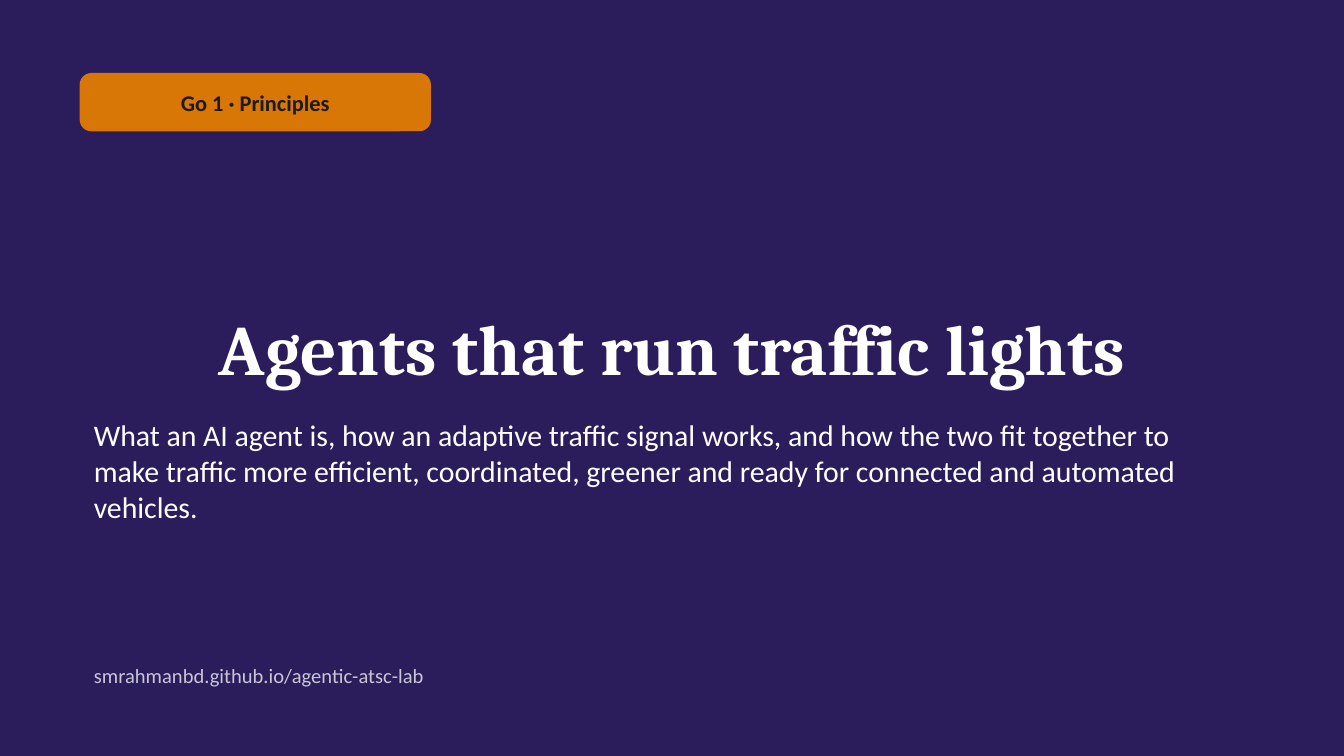
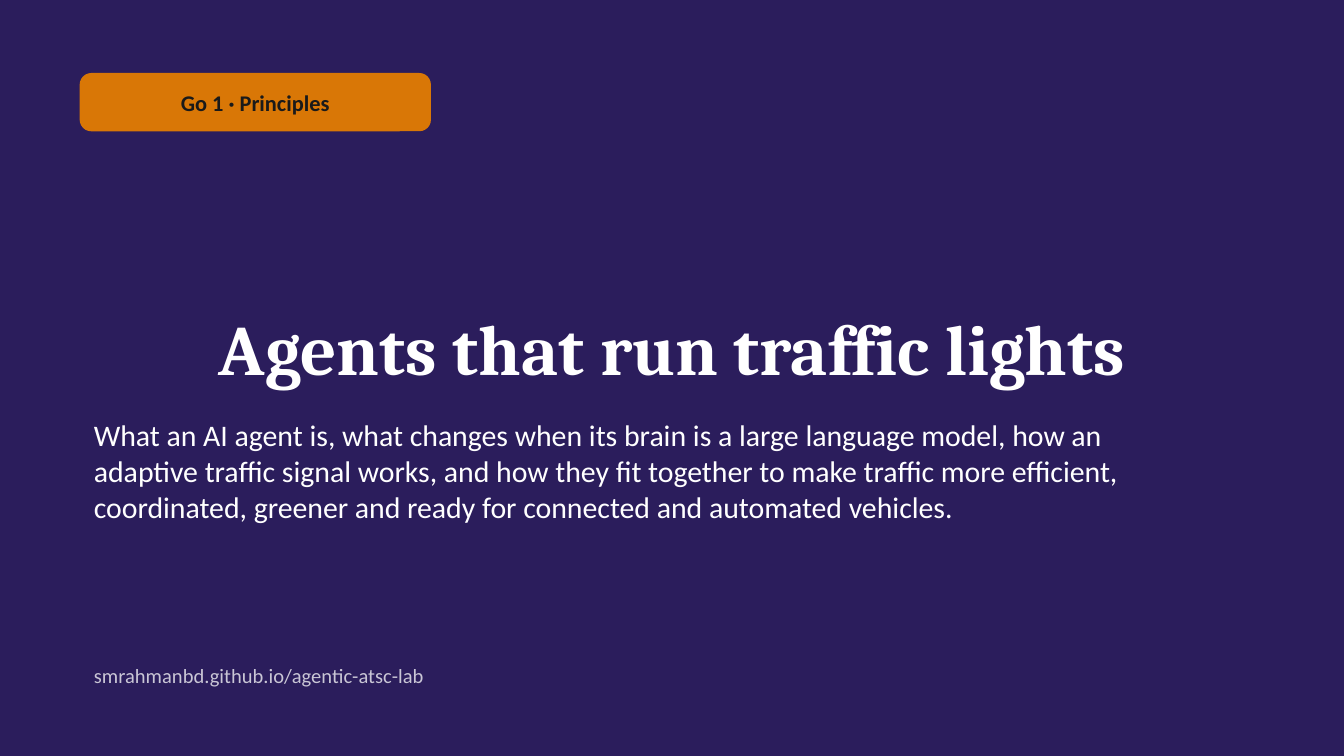
Before and after one commit to smrahmanbd/agentic-atsc-lab, a slide deck: slide 1 of docs/materials/AATSC_Go1_Lecture.pptx. Drawn at 1344x756 pixels with LibreOffice and Linux fonts; fonts in the diff are those of the drawing. Boxes give left, top, right and bottom in pixels: in the first picture for what was removed or moved away, otherwise in the second. Text is boxed around its words. In the diff, an @@ line names an element or a change of style, - is before the commit and + after.

```diff
--- a/docs/materials/AATSC_Go1_Lecture.pptx
+++ b/docs/materials/AATSC_Go1_Lecture.pptx
@@ text at bbox=[94, 425, 1118, 523]: text changed @@
-What an AI agent is, how an adaptive traffic signal works, and how the two fit together to make traffic more efficient, coordinated, greener and ready for connected and automated vehicles.
+What an AI agent is, what changes when its brain is a large language model, how an adaptive traffic signal works, and how they fit together to make traffic more efficient, coordinated, greener and ready for connected and automated vehicles.
```
Also in this commit, not shown: 26 other slides changed, 6 slides added, 2 other files.
